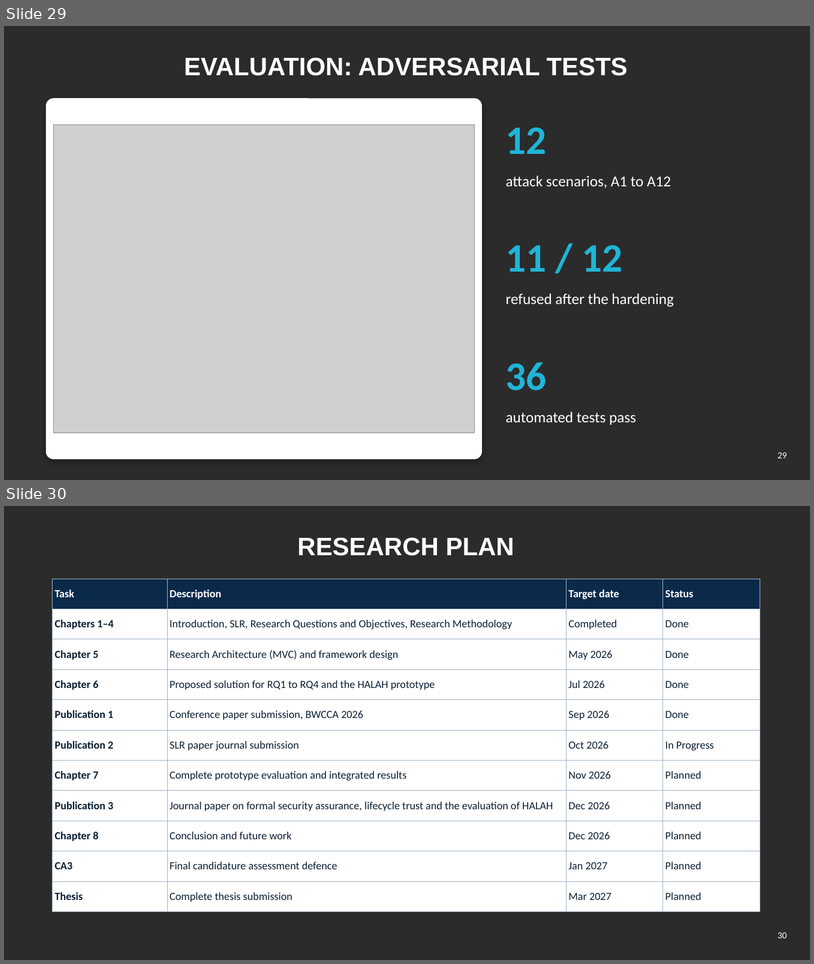
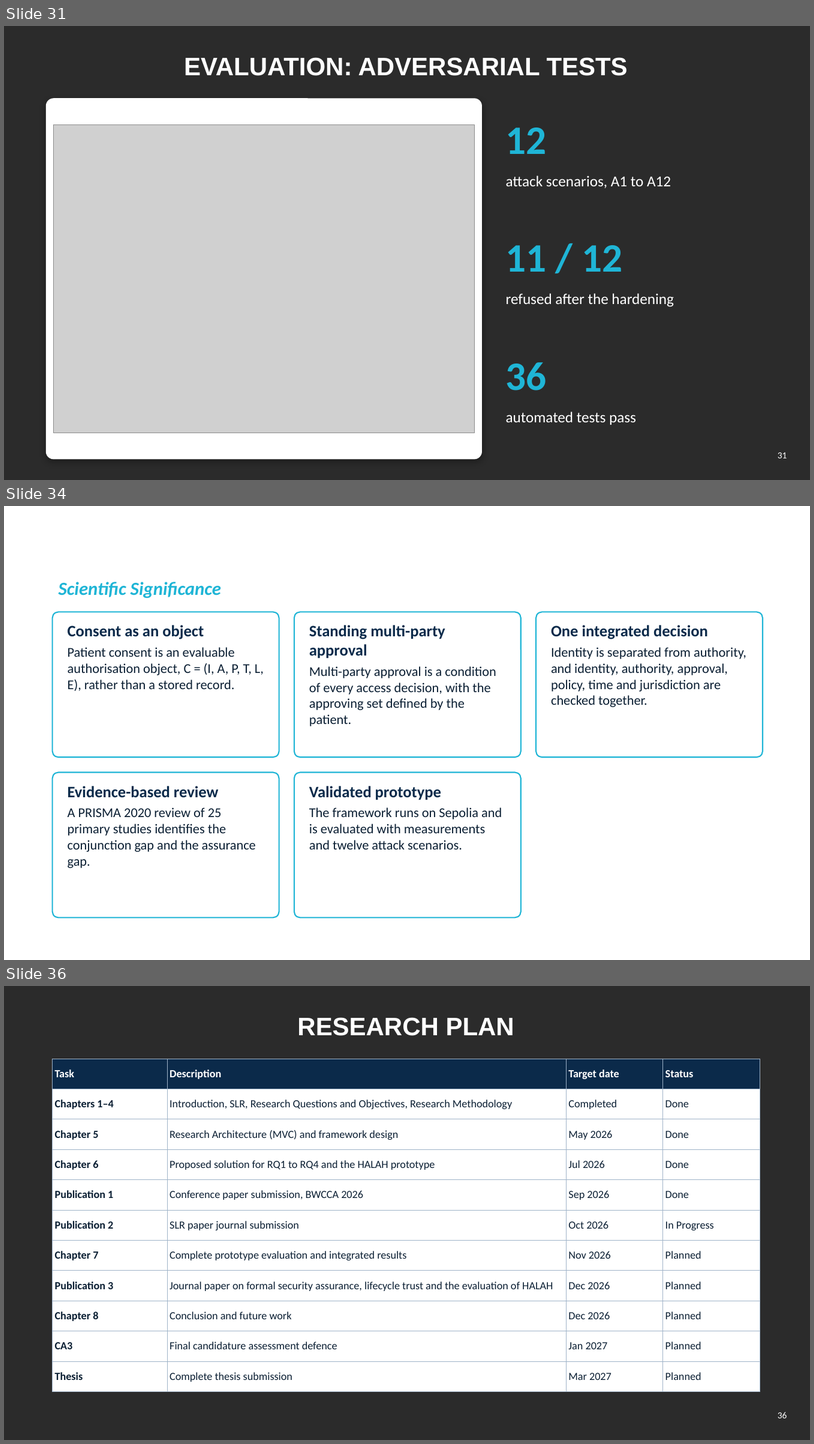
Before and after one commit to yasir12345678900/HealthRWA-Sepolia-Personal-try, a slide deck: docs/Yasir_CA2_Reassessment_Slides.pptx. Shown one above the other, each under a label of ours: slides 29 and 30 before the commit, slides 31, 34 and 36 after it; the slides between them are not shown. The pictures are 814x964 and 814x1444 pixels, drawn with LibreOffice and Linux fonts; fonts in the diff are those of the drawing; grey boxes stand for pictures; background and template pictures are left out; a plain dark background stands for a picture behind light text. Boxes give left, top, right and bottom in pixels: in the first picture for what was removed or moved away, otherwise in the second. Text is boxed around its words. In the diff, an @@ line names an element or a change of style, - is before the commit and + after.

```diff
--- a/docs/Yasir_CA2_Reassessment_Slides.pptx
+++ b/docs/Yasir_CA2_Reassessment_Slides.pptx
@@ slide 34 added at [4, 506, 810, 960], background picture (left out) @@
@@ title added at [59, 521, 754, 570], 30 pt, text #FFFFFF, bold @@
+SIGNIFICANCE OF THE RESEARCH
@@ text added at [59, 582, 221, 598], 22 pt, text #1FB5D6, bold, italic @@
+Scientific Significance
@@ rounded rectangle added at [53, 612, 279, 757], fill #FFFFFF at 92% opacity, outline #1FB5D6 1.5 pt @@
@@ rounded rectangle added at [294, 612, 521, 757], fill #FFFFFF at 92% opacity, outline #1FB5D6 1.5 pt @@
@@ rounded rectangle added at [536, 612, 763, 757], fill #FFFFFF at 92% opacity, outline #1FB5D6 1.5 pt @@
@@ text added at [68, 625, 264, 691], 16 pt, text #0B1F33 @@
+Consent as an object
+Patient consent is an evaluable authorisation object, C = (I, A, P, T, L, E), rather than a stored record.
@@ text added at [309, 625, 497, 726], 16 pt, text #0B1F33 @@
+Standing multi-party approval
+Multi-party approval is a condition of every access decision, with the approving set defined by the patient.
@@ text added at [551, 625, 747, 707], 16 pt, text #0B1F33 @@
+One integrated decision
+Identity is separated from authority, and identity, authority, approval, policy, time and jurisdiction are checked together.
@@ rounded rectangle added at [53, 772, 279, 918], fill #FFFFFF at 92% opacity, outline #1FB5D6 1.5 pt @@
@@ rounded rectangle added at [294, 772, 521, 918], fill #FFFFFF at 92% opacity, outline #1FB5D6 1.5 pt @@
@@ text added at [68, 786, 256, 868], 16 pt, text #0B1F33 @@
+Evidence-based review
+A PRISMA 2020 review of 25 primary studies identifies the conjunction gap and the assurance gap.
@@ text added at [309, 786, 502, 849], 16 pt, text #0B1F33 @@
+Validated prototype
+The framework runs on Sepolia and is evaluated with measurements and twelve attack scenarios.
@@ page number added at [757, 927, 794, 948], 11 pt, text #FFFFFF @@
+34
@@ what was slide 29 is now slide 31 @@
@@ page number at [778, 452, 788, 458]: text changed @@
-29
+31
@@ what was slide 30 is now slide 36 @@
@@ page number at [778, 1411, 788, 1418]: text changed @@
-30
+36
```
Also in this commit, not shown: 2 slides changed, 5 other slides added.
